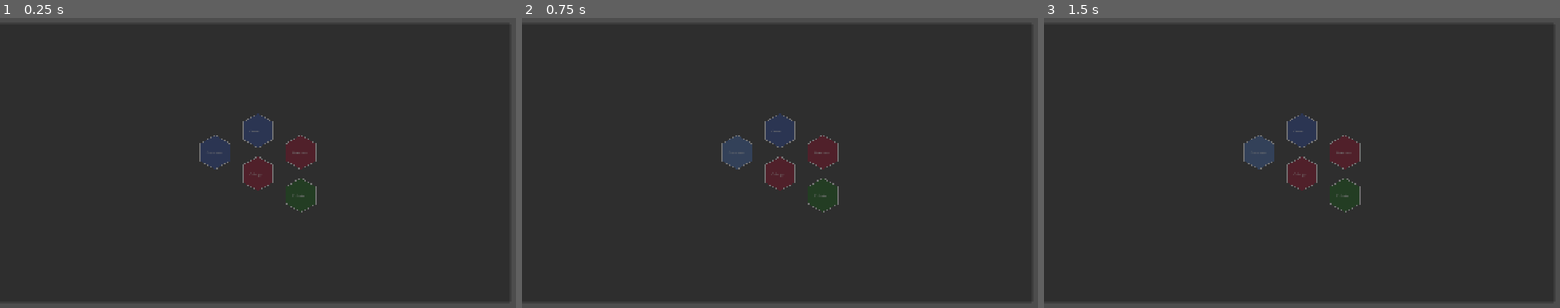
Above: before the commit, frames 1-3 (left to right).
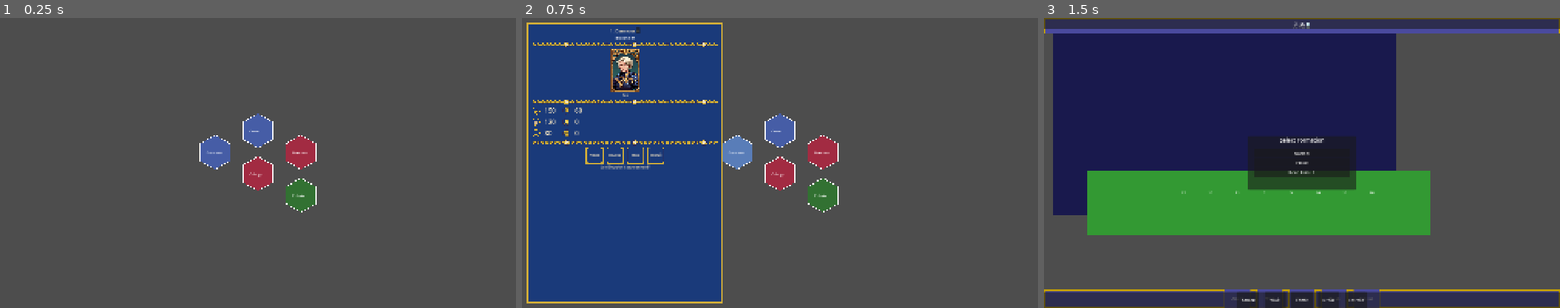
Above: after the commit, the same moments.

Repository: sloppymo/jewelflame
Game: Godot game, scene res://main_with_ui.tscn
Same seed, same stepped clock (60 frames per second), same inputs: the game is played once before the commit and once after it. This scene is started directly instead of the project's main scene.
Inputs (mouse positions are in pixels of both pictures, inside the frame that each line leads up to):
- Up to frame 1 (0.25 s): no input
- Up to frame 2 (0.75 s): tap Enter at 0.5 s; drag from (738, 151) to (821, 194) at 0.52 s
- Up to frame 3 (1.5 s): click (1116, 154) at 1.25 s, where only the run after the commit has a clickable "Attack"

The runs differ from the first frame. In frame 1, 94% of the frame differs, in the area x 0-99%, y 2-98%; in frame 2, 95%; in frame 3, 96%, in the area x 0-100%, y 0-100%.
Error before the commit: Parse Error: Cannot find member "EXPAND_FIT_SIZE_PROPORTIONALLY" in base "TextureRect". (res://ui/province_panel.gd:203)

Commit message:
fix: Use correct TextureRect expand mode for Godot 4.6

Diff:
--- a/ui/province_panel.gd
+++ b/ui/province_panel.gd
@@ -200,7 +200,7 @@
 	portrait_texture.size_flags_horizontal = Control.SIZE_SHRINK_CENTER
 	portrait_texture.size_flags_vertical = Control.SIZE_SHRINK_CENTER
 	portrait_texture.texture_filter = CanvasItem.TEXTURE_FILTER_NEAREST
-	portrait_texture.expand_mode = TextureRect.EXPAND_FIT_SIZE_PROPORTIONALLY
+	portrait_texture.expand_mode = TextureRect.EXPAND_IGNORE_SIZE
 	portrait_texture.stretch_mode = TextureRect.STRETCH_KEEP_ASPECT_CENTERED
 	portrait_container.add_child(portrait_texture)
 
